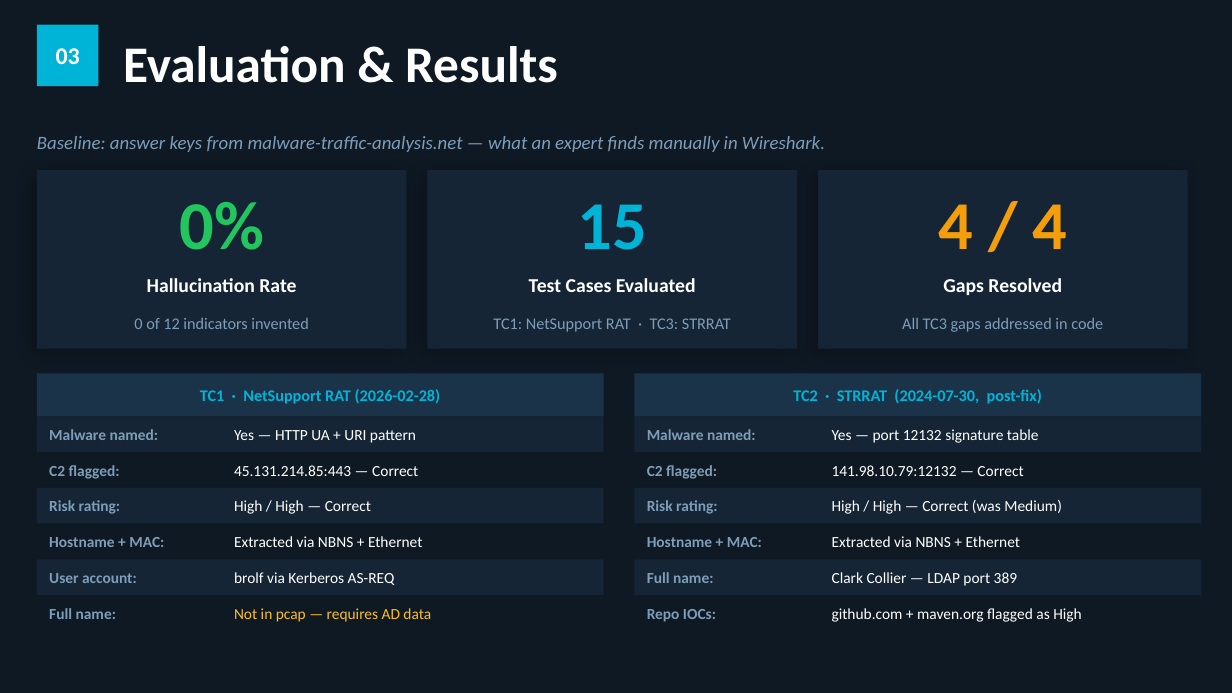
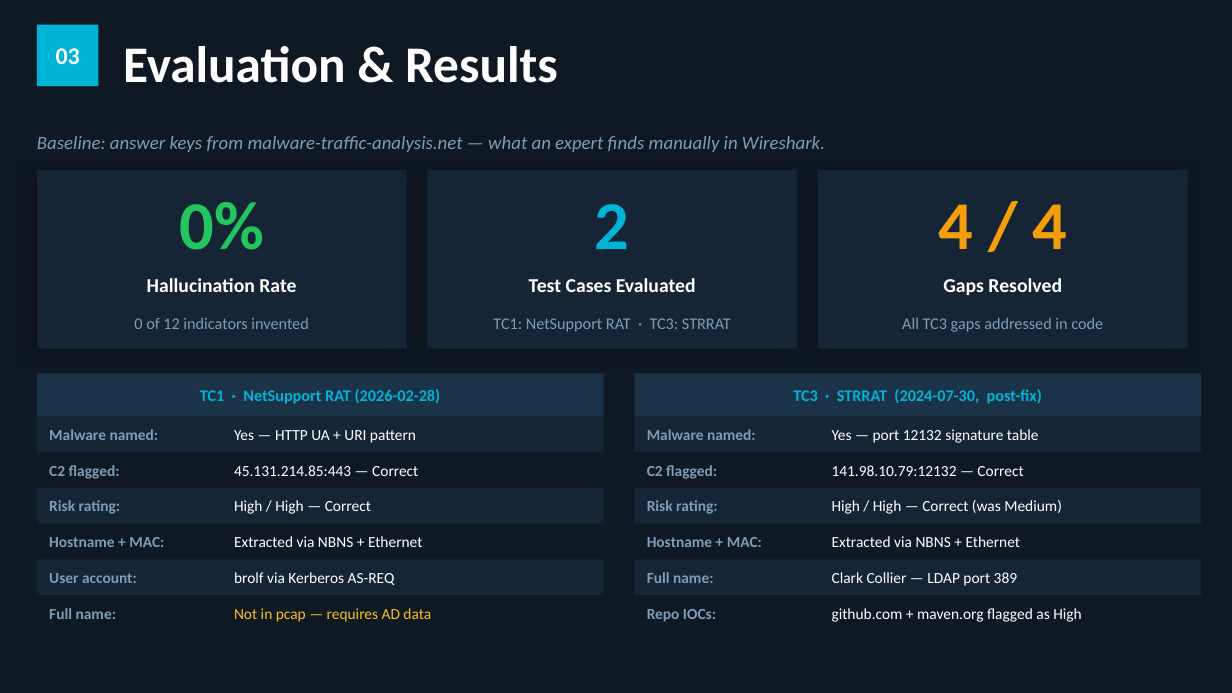
Before and after one commit to dRam51/soc-triage-assistant, a slide deck: slide 4 of soc-triage-presentation.pptx (slide 3 before the commit). Drawn at 1232x693 pixels with LibreOffice and Linux fonts; fonts in the diff are those of the drawing. Boxes give left, top, right and bottom in pixels: in the first picture for what was removed or moved away, otherwise in the second. Text is boxed around its words. In the diff, an @@ line names an element or a change of style, - is before the commit and + after.

```diff
--- a/soc-triage-presentation.pptx
+++ b/soc-triage-presentation.pptx
@@ text at <box>595,204,630,249</box>: text changed @@
-15
+2
@@ text at <box>793,389,1042,404</box>: text changed @@
-TC2 · STRRAT (2024-07-30, post-fix)
+TC3 · STRRAT (2024-07-30, post-fix)
```
Also in this commit, not shown: 2 other slides changed, 1 slide added.
